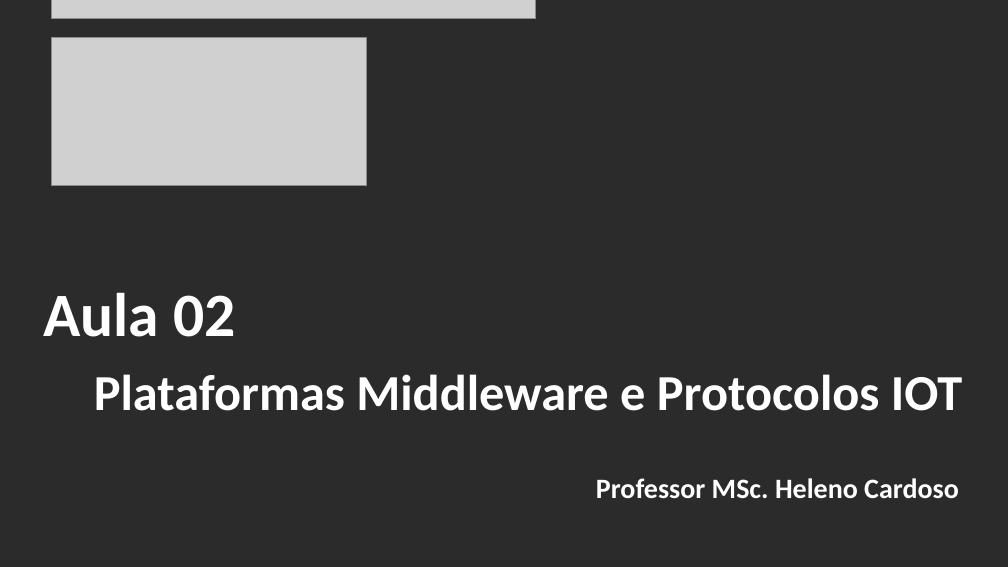
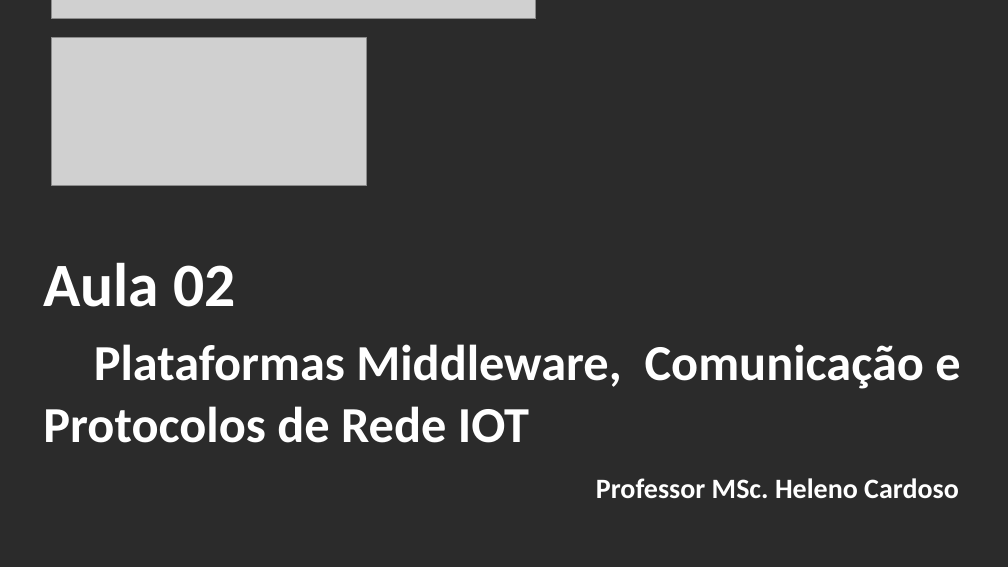
Before and after one commit to CloudEducationBrazil/WydenArea1AplicacaoCloudIndustria40Python, a slide deck: slide 2 of 01 Classes/Aula 02 - Aplicação Cloud Indústria 40 Python.pptx. Drawn at 1008x567 pixels with LibreOffice and Linux fonts; fonts in the diff are those of the drawing; grey boxes stand for pictures; background and template pictures are left out; a plain dark background stands for a picture behind light text. Boxes give left, top, right and bottom in pixels: in the first picture for what was removed or moved away, otherwise in the second. Text is boxed around its words. In the diff, an @@ line names an element or a change of style, - is before the commit and + after.

Commit message:
aula 02 Python IoT 12032023

```diff
--- a/01 Classes/Aula 02 - Aplicação Cloud Indústria 40 Python.pptx
+++ b/01 Classes/Aula 02 - Aplicação Cloud Indústria 40 Python.pptx
@@ title at (43, 262, 960, 443): text changed @@
-Aula 02
-Plataformas Middleware e Protocolos IOT
+Aula 02
+Plataformas Middleware, Comunicação e Protocolos de Rede IOT
```
Also in this commit, not shown: 5 other slides changed, 2 slides added.
